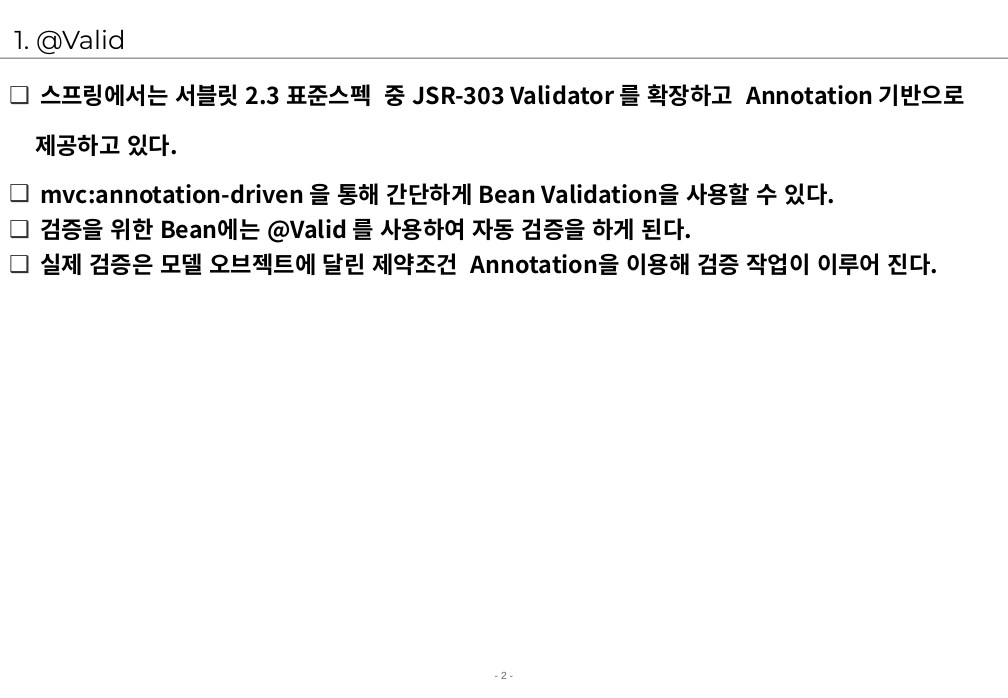
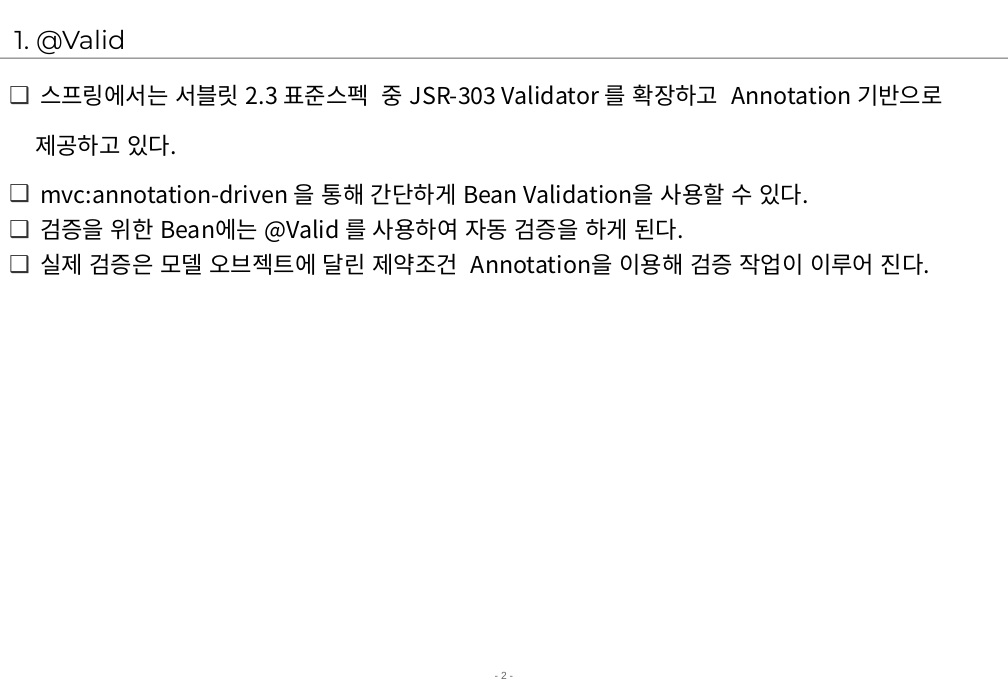
Before and after one commit to jungeunlee95/cafe24-TIL, a slide deck: slide 2 of 2 강의자료/02.강의/4. Spring Framework/10.spring[@Valid].ppt. Drawn at 1008x698 pixels with LibreOffice and Linux fonts; fonts in the diff are those of the drawing; background and template pictures are left out. Boxes give left, top, right and bottom in pixels: in the first picture for what was removed or moved away, otherwise in the second. Text is boxed around its words. In the diff, an @@ line names an element or a change of style, - is before the commit and + after.

Commit message:
AOP, Form Validation

```diff
--- a/2 강의자료/02.강의/4. Spring Framework/10.spring[@Valid].ppt
+++ b/2 강의자료/02.강의/4. Spring Framework/10.spring[@Valid].ppt
@@ text "스프링에서는 서블릿 2.3 표준스펙 중 ..." at [35, 84, 943, 275]: bold off @@
```
Also in this commit, not shown: 3 other slides changed, 19 other files.
